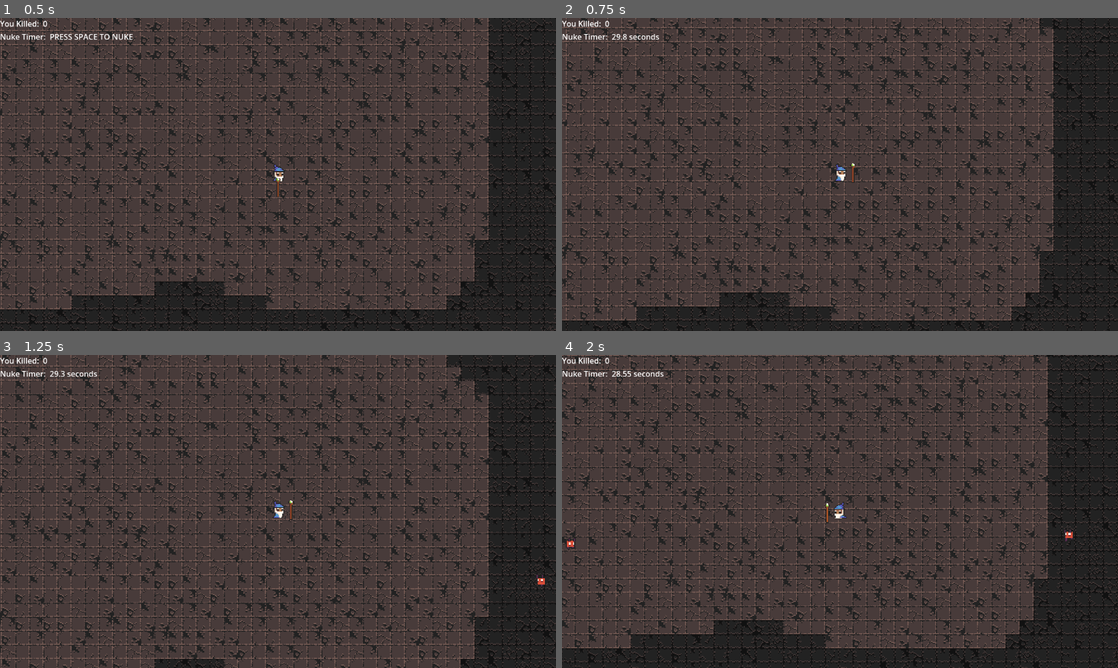
Above: before the commit, frames 1-4 (two rows, left to right).
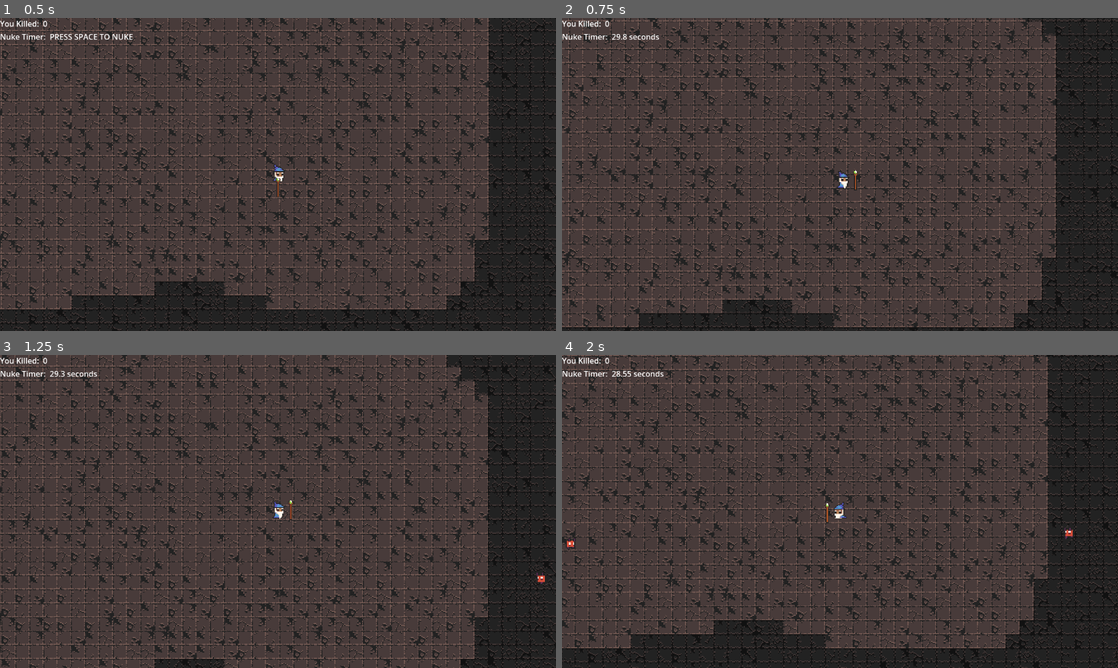
Above: after the commit, the same moments.

Repository: GianiStatie/GGJ-2025
Game: Godot game, scene res://main.tscn
Two runs of this game, one before a commit and one after it. Both use one fixed random seed, a clock stepped at 60 frames per second and the inputs below. The engine's default icon, where the game draws it, is replaced by a stand-in: a white triangle on a blue panel in a dark square. Sound files missing from this copy of the repository are replaced by a short silence.
Inputs (mouse positions are in pixels of both pictures, inside the frame that each line leads up to):
- Up to frame 1 (0.5 s): no input
- Up to frame 2 (0.75 s): tap Space at 0.5 s; move the mouse to (962, 158) at 0.52 s; hold W (up) from 0.53 s (still down); tap A (a) at 0.6 s
- Up to frame 3 (1.25 s): keep holding W (up); tap Enter (ui_accept) at 0.77, 1.07 s; tap D (d) at 0.8 s
- Up to frame 4 (2 s): move the mouse to (728, 527) at 1.27 s; release W (up) at 1.28 s; hold S (down) from 1.28 s (still down); tap D (d) at 1.35 s; tap Enter (ui_accept) at 1.52, 1.55, 1.82 s

Frame 1 is identical in both runs. In frame 2, 34% of the frame differs, in the area x 0-100%, y 0-100%; in frame 3, 7.4%; in frame 4, less than 0.1%.

Commit message:
add camera shake

Diff:
--- a/enemies/spawner.gd
+++ b/enemies/spawner.gd
@@ -7,8 +7,12 @@
 var difficultySpikeSeconds = 60
 var enemySpawnTimerSeconds = 60
 
+signal nuking_time
+
+
 func _input(event: InputEvent) -> void:
 	if event.is_action_pressed("ui_accept") and GameState.can_nuke:
+		nuking_time.emit()
 		for child in get_children():
 			if child.is_in_group("enemy_group"):
 				child.health -= 100
--- a/main.tscn
+++ b/main.tscn
@@ -1,10 +1,11 @@
-[gd_scene load_steps=7 format=3 uid="uid://bwxljiqer0pvs"]
+[gd_scene load_steps=8 format=3 uid="uid://bwxljiqer0pvs"]
 
 [ext_resource type="Script" path="res://main.gd" id="1_6ppmv"]
 [ext_resource type="PackedScene" uid="uid://b780a8c64ruei" path="res://map/map.tscn" id="2_ng5he"]
 [ext_resource type="PackedScene" uid="uid://bt50jqjhjvoy4" path="res://player/pc_attack_tracker.tscn" id="2_pkjkf"]
 [ext_resource type="PackedScene" uid="uid://blvhwsfu73wla" path="res://player/player.tscn" id="3_sit2e"]
 [ext_resource type="PackedScene" uid="uid://6q36qf7ayv3b" path="res://enemies/spawner.tscn" id="4_dcpxf"]
+[ext_resource type="Script" path="res://player/camera_2d.gd" id="5_tops8"]
 [ext_resource type="AudioStream" uid="uid://bk72p0i7nlopk" path="res://assets/music/Three Red Hearts - Penultimate.ogg" id="6_gv4vp"]
 
 [node name="Main" type="Node"]
@@ -17,8 +18,13 @@
 
 [node name="Node" parent="." instance=ExtResource("2_pkjkf")]
 
-[node name="player" parent="." instance=ExtResource("3_sit2e")]
+[node name="Camera2D2" type="Camera2D" parent="."]
+zoom = Vector2(1.8, 1.8)
+script = ExtResource("5_tops8")
+
+[node name="player" parent="." node_paths=PackedStringArray("camera") instance=ExtResource("3_sit2e")]
 position = Vector2(1326, -11)
+camera = NodePath("../Camera2D2")
 
 [node name="Spawner" parent="." instance=ExtResource("4_dcpxf")]
 
@@ -63,4 +69,5 @@
 
 [connection signal="move_other_map" from="Map" to="." method="_on_map_move_other_map"]
 [connection signal="move_other_map" from="Map2" to="." method="_on_map_move_other_map"]
+[connection signal="nuking_time" from="Spawner" to="Camera2D2" method="_on_spawner_nuking_time"]
 [connection signal="finished" from="AudioStreamPlayer" to="AudioStreamPlayer" method="play"]
--- /dev/null
+++ b/player/camera_2d.gd
@@ -0,0 +1,23 @@
+extends Camera2D
+
+var random_strength: float = 30.0
+var shake_fade: float = 5.0
+
+var rng = RandomNumberGenerator.new()
+
+var shake_strength: float = 0.0
+
+
+func apply_shake():
+	shake_strength = random_strength
+
+func _process(delta: float) -> void:
+	if shake_strength > 0:
+		shake_strength = lerp(shake_strength, 0.0, shake_fade * delta)
+		offset = random_offset()
+
+func random_offset():
+	return Vector2(rng.randf_range(-shake_strength, shake_strength), rng.randf_range(-shake_strength, shake_strength))
+
+func _on_spawner_nuking_time() -> void:
+	apply_shake()
--- a/player/player.gd
+++ b/player/player.gd
@@ -13,6 +13,11 @@
 var damage_modifier=0
 var attack_spee=0.8
 var bullet_count=1
+
+@export var camera: Camera2D
+
+func _ready():
+	$RemoteTransform2D.remote_path = camera.get_path()
 
 func _on_health_changed(value):
 	health = max(value, 0)
--- a/player/player.tscn
+++ b/player/player.tscn
@@ -101,9 +101,6 @@
 [node name="dash_timer" type="Timer" parent="."]
 one_shot = true
 
-[node name="Camera2D" type="Camera2D" parent="."]
-zoom = Vector2(1.8, 1.8)
-
 [node name="collision" type="Area2D" parent="."]
 collision_mask = 2
 
@@ -114,6 +111,8 @@
 wait_time = 0.3
 one_shot = true
 
+[node name="RemoteTransform2D" type="RemoteTransform2D" parent="."]
+
 [connection signal="timeout" from="dash_timer" to="." method="_on_dash_timer_timeout"]
 [connection signal="body_entered" from="collision" to="." method="_on_collision_body_entered"]
 [connection signal="timeout" from="attack_timer" to="." method="_on_attack_timer_timeout"]
--- a/project.godot
+++ b/project.godot
@@ -101,3 +101,4 @@
 textures/canvas_textures/default_texture_filter=0
 renderer/rendering_method="gl_compatibility"
 renderer/rendering_method.mobile="gl_compatibility"
+environment/defaults/default_clear_color=Color(0.162066, 0.162066, 0.162066, 1)
